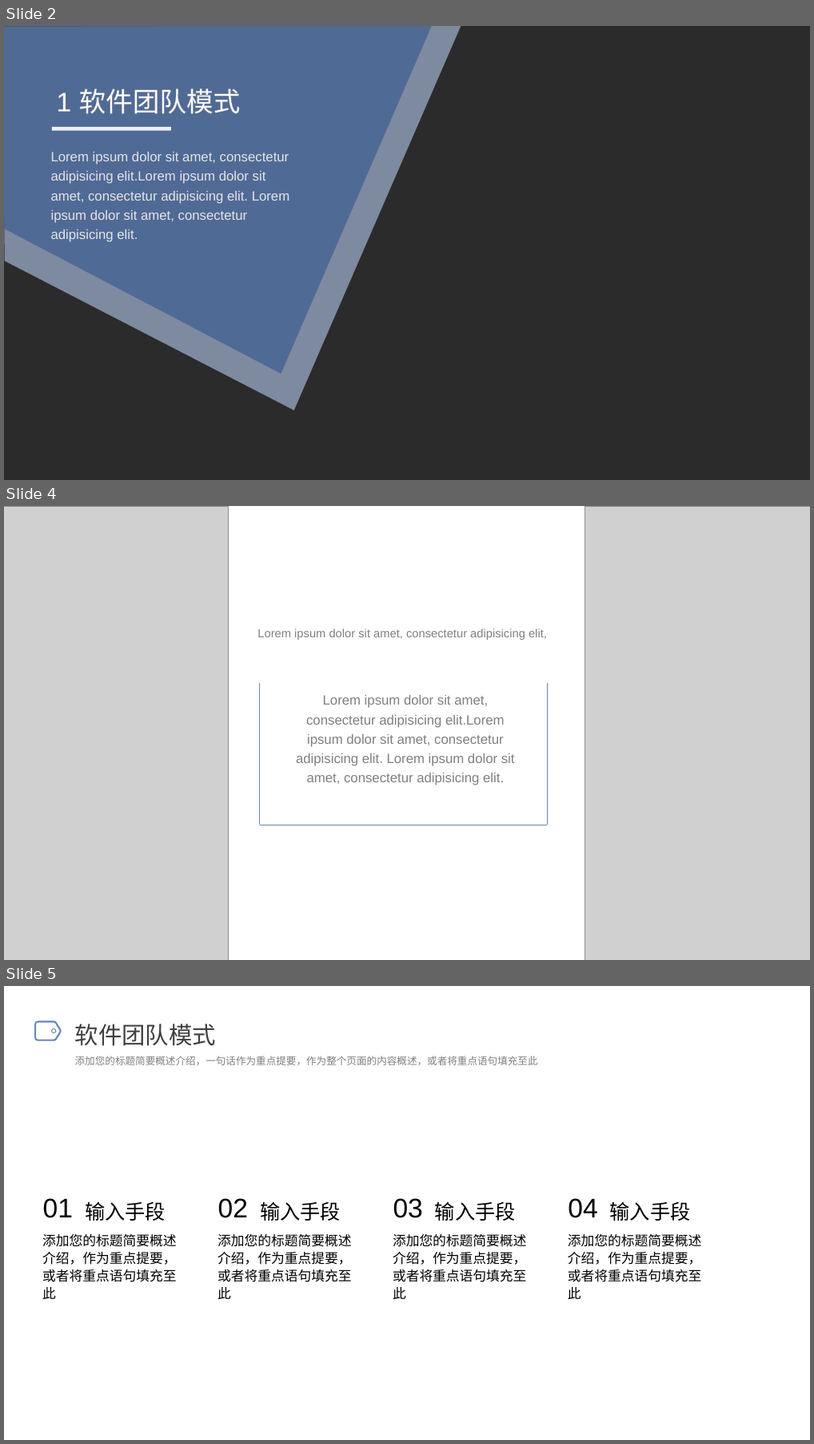
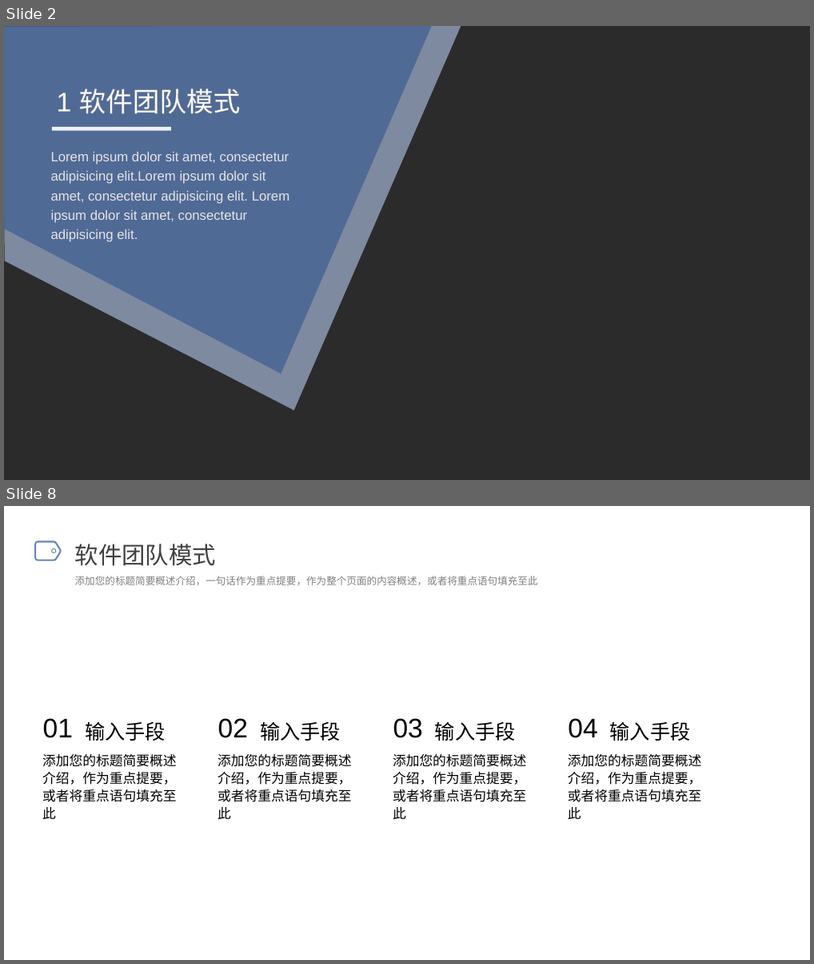
Before and after one commit to OneSilverBullet/SoftwareEngineering, a slide deck: PPT/团队与流程.pptx. Shown one above the other, each under a label of ours: slides 2, 4 and 5 before the commit, slides 2 and 8 after it; the slides between them are not shown. The pictures are 814x1444 and 814x964 pixels, drawn with LibreOffice and Linux fonts; fonts in the diff are those of the drawing; grey boxes stand for pictures; background and template pictures are left out; a plain dark background stands for a picture behind light text. Boxes give left, top, right and bottom in pixels: in the first picture for what was removed or moved away, otherwise in the second. Text is boxed around its words. In the diff, an @@ line names an element or a change of style, - is before the commit and + after.

```diff
--- a/PPT/团队与流程.pptx
+++ b/PPT/团队与流程.pptx
@@ slide 4 removed at <box>4,506,810,960</box>, background #FFFFFF @@
@@ picture removed at <box>4,506,229,960</box> @@
@@ picture removed at <box>585,506,810,960</box> @@
@@ text removed at <box>258,628,547,640</box> @@
-Lorem ipsum dolor sit amet, consectetur adipisicing elit,
@@ line removed from (259, 683) to (259, 825) @@
@@ text removed at <box>296,695,515,785</box> @@
-Lorem ipsum dolor sit amet, consectetur adipisicing elit.Lorem ipsum dolor sit amet, consectetur adipisicing elit. Lorem ipsum dolor sit amet, consectetur adipisicing elit.
@@ line removed from (547, 683) to (547, 825) @@
@@ line removed from (261, 825) to (547, 825) @@
@@ what was slide 5 is now slide 8 @@
```
Also in this commit, not shown: 1 slide changed, 4 slides added, 1 other slide removed, 6 other files.
